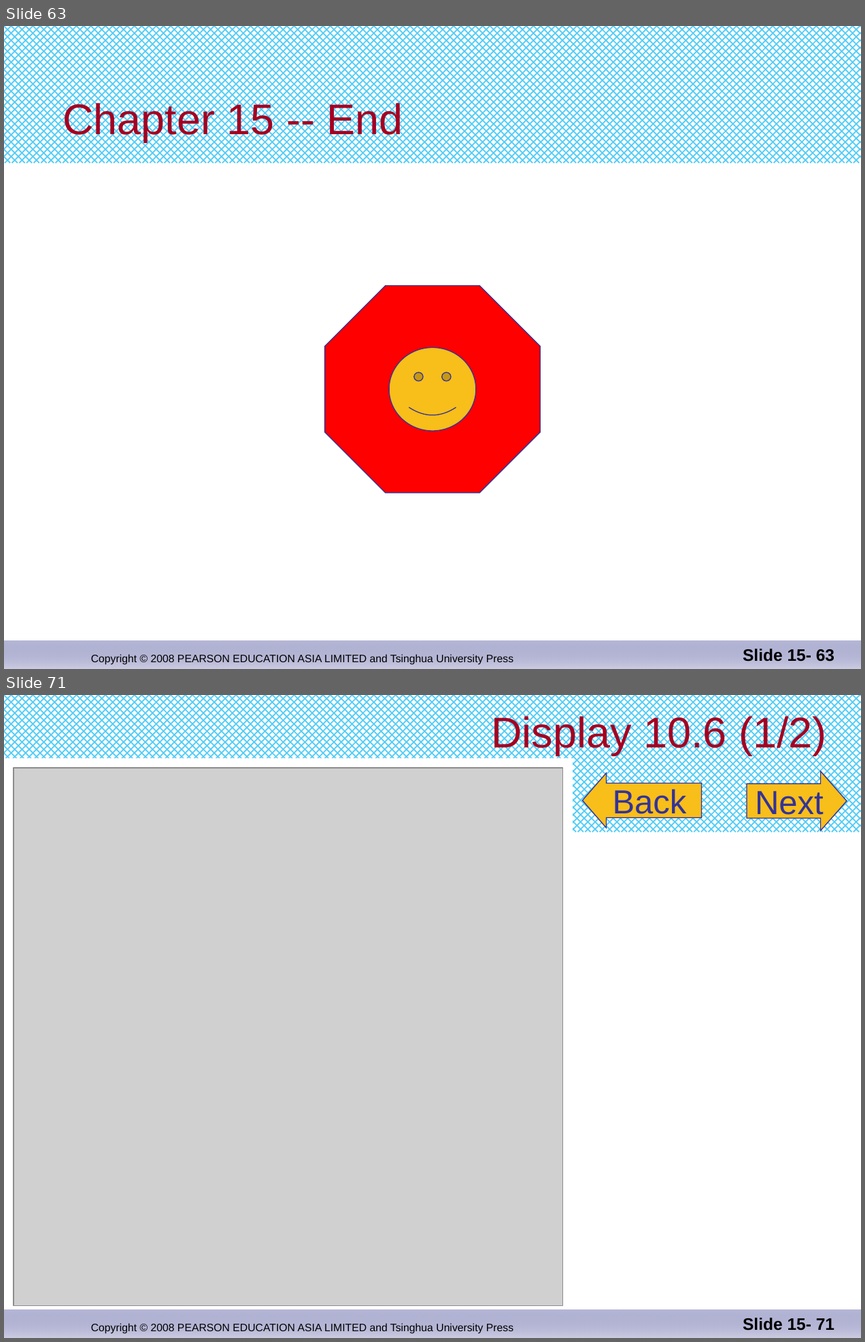
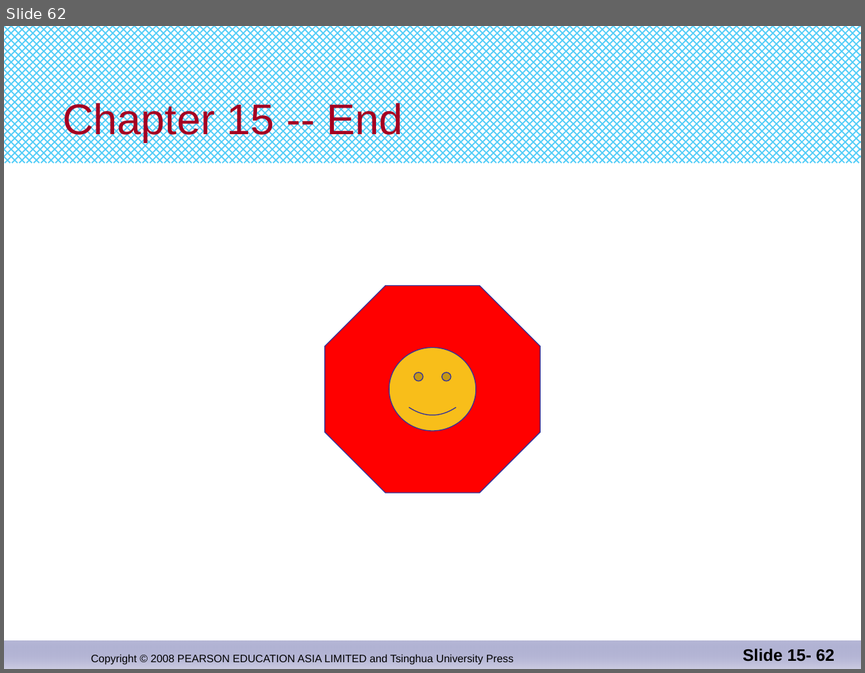
Before and after one commit to djuanbei/CPLUSPLUS, a slide deck: ppt/Chapter 15.pptx. Shown one above the other, each under a label of ours: slides 63 and 71 before the commit, slide 62 after it; the slides between them are not shown. The pictures are 865x1342 and 865x673 pixels, drawn with LibreOffice and Linux fonts; fonts in the diff are those of the drawing; grey boxes stand for pictures. Boxes give left, top, right and bottom in pixels: in the first picture for what was removed or moved away, otherwise in the second. Text is boxed around its words. In the diff, an @@ line names an element or a change of style, - is before the commit and + after.

```diff
--- a/ppt/Chapter 15.pptx
+++ b/ppt/Chapter 15.pptx
@@ slide 71 removed at (x1=4, y1=695, x2=861, y2=1338), background #FFFFFF; not listed: 3 template elements that a slide beside it also shows @@
@@ title removed at (x1=491, y1=713, x2=826, y2=755) @@
-Display 10.6 (1/2)
@@ rectangle removed at (x1=4, y1=758, x2=572, y2=874) @@
@@ picture removed at (x1=14, y1=768, x2=563, y2=1306) @@
@@ left arrow removed at (x1=582, y1=773, x2=702, y2=828) @@
-Back
@@ right arrow removed at (x1=747, y1=771, x2=847, y2=830) @@
-Next
@@ page number removed at (x1=742, y1=1317, x2=834, y2=1330) @@
-Slide 15- 71
@@ what was slide 63 is now slide 62 @@
@@ page number at (x1=742, y1=648, x2=834, y2=661): text changed @@
-Slide 15- 63
+Slide 15- 62
```
Also in this commit, not shown: 5 slides changed, 17 other slides removed.
